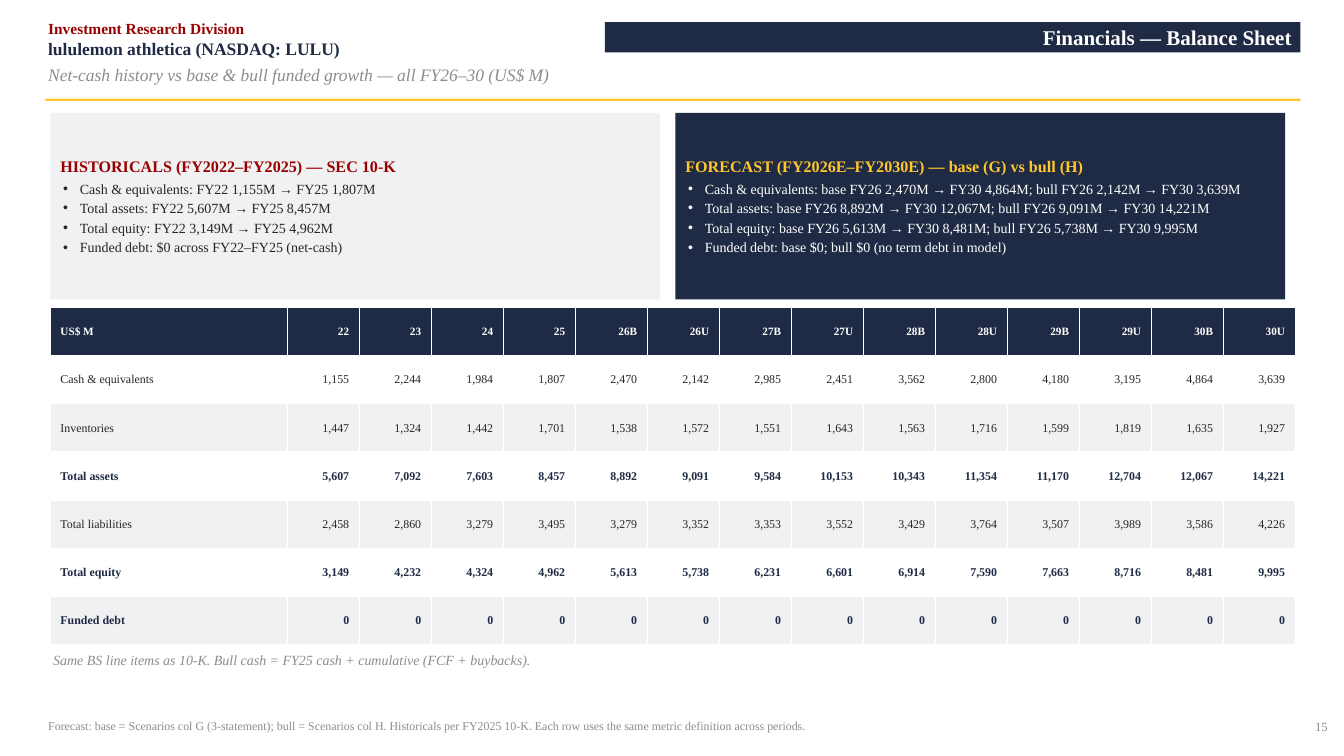
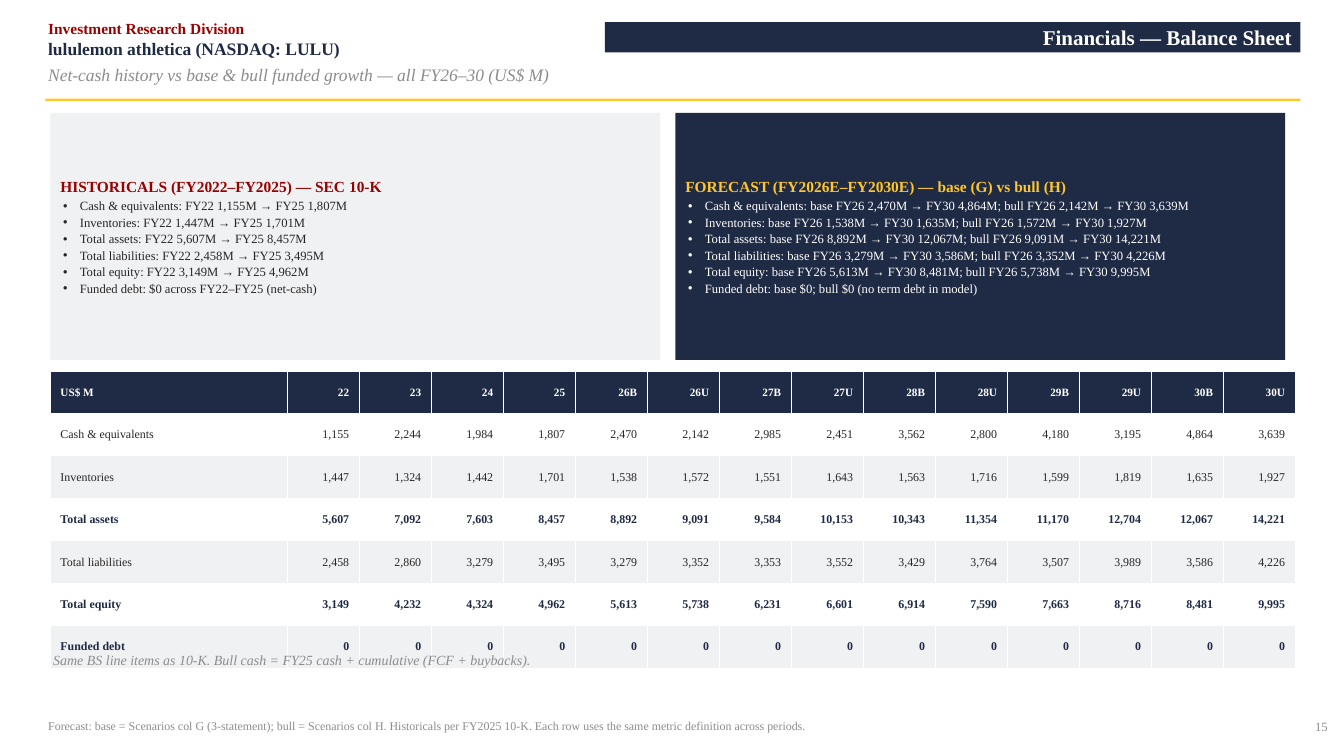
Before and after one commit to vengeanceaiUSC/RM, a slide deck: slide 16 of LULU/LULU_Investment_Pitch_Deck.pptx. Drawn at 1344x756 pixels with LibreOffice and Linux fonts; fonts in the diff are those of the drawing. Boxes give left, top, right and bottom in pixels: in the first picture for what was removed or moved away, otherwise in the second. Text is boxed around its words. In the diff, an @@ line names an element or a change of style, - is before the commit and + after.

```diff
--- a/LULU/LULU_Investment_Pitch_Deck.pptx
+++ b/LULU/LULU_Investment_Pitch_Deck.pptx
@@ rectangle "HISTORICALS (FY2022–FY2025) — SEC 10-K": place and size @@
-rectangle "HISTORICALS (FY2022–FY2025) — SEC 10-K" at (50, 113, 660, 299)
+rectangle "HISTORICALS (FY2022–FY2025) — SEC 10-K" at (50, 113, 660, 360)
@@ rectangle "FORECAST (FY2026E–FY2030E) — base (G) ...": place and size @@
-rectangle "FORECAST (FY2026E–FY2030E) — base (G) ..." at (676, 113, 1286, 299)
+rectangle "FORECAST (FY2026E–FY2030E) — base (G) ..." at (676, 113, 1286, 360)
@@ text in rectangle at (60, 181, 382, 296): size 11.5 to 11 pt in "HISTORICALS (FY2022–FY2025) — SEC 10-K"; size 10 to 9 pt in "Cash & equivalents: FY22 1,155M → FY25 ...", "Total assets: FY22 5,607M → FY25 8,457M", "Total equity: FY22 3,149M → FY25 4,962M", "Funded debt: $0 across FY22–FY25 (net-cash)"; less space between paragraphs @@
@@ text in rectangle at (685, 181, 1189, 296): size 11.5 to 11 pt in "FORECAST (FY2026E–FY2030E) — base (G) vs bull ..."; size 10 to 9 pt in "Cash & equivalents: base FY26 2,470M → ...", "Total assets: base FY26 8,892M → FY30 ...", "Total equity: base FY26 5,613M → FY30 ...", "Funded debt: base $0; bull $0 (no ..."; less space between paragraphs @@
@@ text in rectangle at (80, 218, 306, 229): paragraph added @@
+• Inventories: FY22 1,447M → FY25 1,701M
@@ text in rectangle at (705, 218, 1147, 229): paragraph added @@
+• Inventories: base FY26 1,538M → FY30 1,635M; bull FY26 1,572M → FY30 1,927M
@@ text in rectangle at (80, 251, 325, 262): paragraph added @@
+• Total liabilities: FY22 2,458M → FY25 3,495M
@@ text in rectangle at (705, 251, 1166, 262): paragraph added @@
+• Total liabilities: base FY26 3,279M → FY30 3,586M; bull FY26 3,352M → FY30 4,226M
@@ table: place and size @@
-table at (50, 308, 1290, 645)
+table at (50, 371, 1290, 668)
```
Also in this commit, not shown: 2 other slides changed, 2 other files.
